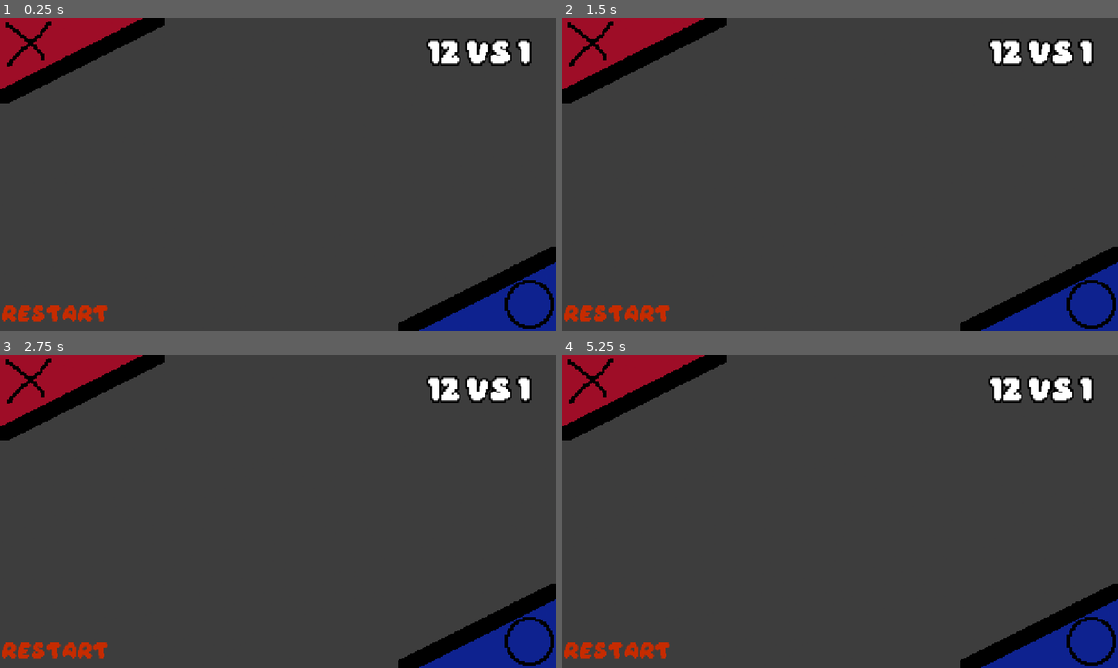
Above: before the commit, frames 1-4 (two rows, left to right).
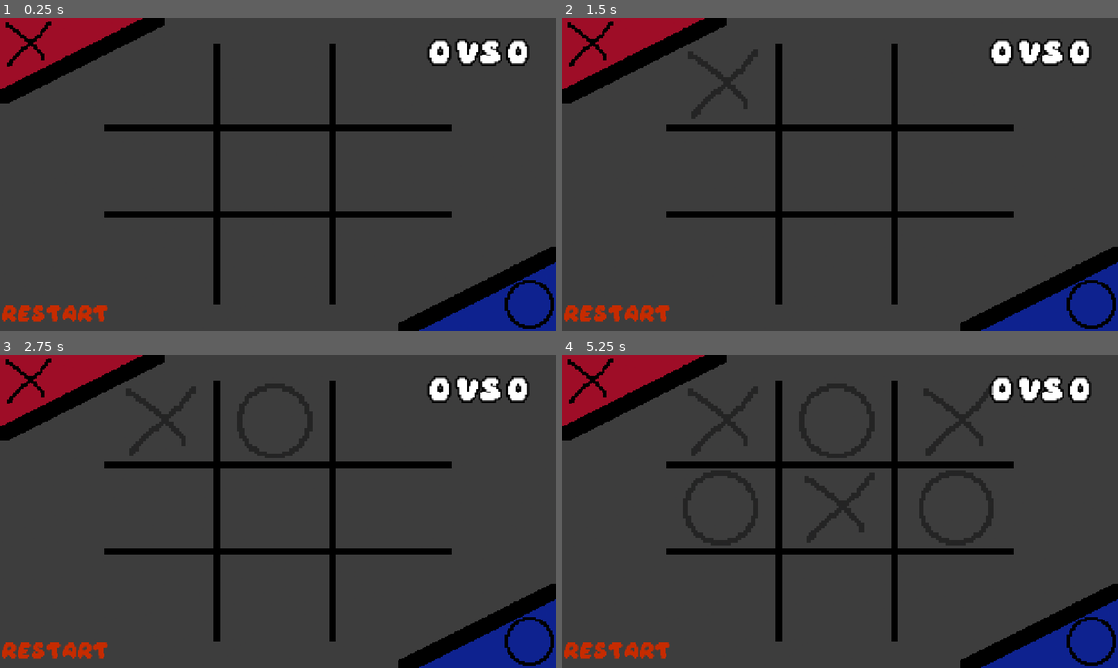
Above: after the commit, the same moments.

Repository: vii-abdullatif/Co-op
Game: Godot game, scene res://scenes/tictactoe/normal.tscn
Same seed, same stepped clock (60 frames per second), same inputs: the game is played once before the commit and once after it. This scene is started directly instead of the project's main scene.
Inputs (mouse positions are in pixels of both pictures, inside the frame that each line leads up to):
- Up to frame 1 (0.25 s): no input
- Up to frame 2 (1.5 s): click "RESTART" at 0.5 s; click (723, 86) at 1.27 s
- Up to frame 3 (2.75 s): click (278, 423) at 2.02 s
- Up to frame 4 (5.25 s): click (956, 423) at 2.77 s; click (723, 511) at 3.52 s; click (840, 511) at 4.27 s; click (956, 511) at 5.02 s

The runs differ from the first frame. In frame 1, 5.6% of the frame differs, in the area x 18-96%, y 6-92%; in frame 2, 6.2%; in frame 3, 6.8%; in frame 4, 9.3%.

Commit message:
Refactor normal tictactoe to use the new system

Diff:
--- a/scenes/tictactoe/base.gd
+++ b/scenes/tictactoe/base.gd
@@ -3,8 +3,6 @@
 signal finished(result:String)
 
 @export var turn = "x"
-var x_score := 0
-var o_score := 0
 var textures = {
 	"x":preload("res://assets/x-tic.png"),
 	"o":preload("res://assets/o.png")
@@ -38,10 +36,6 @@
 	buttons[index].disabled = true
 	var result = tictactoeLogic.check_result(board)
 	if result != "":
-		if result == "x":
-			x_score += 1
-		elif result == "o":
-			o_score += 1
 		finished.emit(result)
 		await get_tree().create_timer(1).timeout
 		restart()
--- /dev/null
+++ b/scenes/tictactoe/normal.gd
@@ -0,0 +1,29 @@
+extends Control
+
+@onready var x = $canvas/X
+@onready var o = $canvas/O
+@onready var base = $Base
+@onready var restart_btn = $restart
+@onready var score = $score
+
+var x_score := 0
+var o_score := 0
+
+func _ready():
+	restart_btn.pressed.connect(_on_restart_pressed)
+	base.finished.connect(_on_base_finished)
+
+func process():
+	x.visible = base.turn=="x"
+	o.visible = base.turn == "o"
+
+func _on_restart_pressed():
+	base.restart()
+
+func _on_base_finished(result:String):
+	if result == "x":
+		x_score += 1
+	elif result == "o":
+		o_score += 1
+	score.text = str(x_score) + " VS " + str(o_score)
+	base.restart()
--- a/scenes/tictactoe/normal.tscn
+++ b/scenes/tictactoe/normal.tscn
@@ -1,9 +1,11 @@
 [gd_scene format=3 uid="uid://bbnh2mjs62eis"]
 
+[ext_resource type="Script" uid="uid://ihq5gvn2ptlk" path="res://scenes/tictactoe/normal.gd" id="1_7e3lt"]
 [ext_resource type="Texture2D" uid="uid://bcxau51qre2d8" path="res://assets/bg_expanded.png" id="1_bd064"]
 [ext_resource type="Texture2D" uid="uid://c8yde1xlmaid0" path="res://assets/x-tic.png" id="2_7e3lt"]
 [ext_resource type="Texture2D" uid="uid://2mckrg0vctfs" path="res://assets/o.png" id="3_q0egu"]
 [ext_resource type="FontFile" uid="uid://b2nuykbdi5yru" path="res://assets/fonts/Daydream DEMO.otf" id="5_q0egu"]
+[ext_resource type="PackedScene" uid="uid://ba81dhf3gyhdp" path="res://scenes/tictactoe/base.tscn" id="6_fl31c"]
 
 [sub_resource type="LabelSettings" id="LabelSettings_fl31c"]
 font = ExtResource("5_q0egu")
@@ -24,6 +26,7 @@
 [node name="Normal" type="Control" unique_id=1482953940]
 layout_mode = 3
 anchors_preset = 0
+script = ExtResource("1_7e3lt")
 
 [node name="canvas" type="CanvasLayer" parent="." unique_id=1656469774]
 layer = -1
@@ -55,7 +58,7 @@
 offset_right = 1224.0
 offset_bottom = 118.0
 size_flags_horizontal = 4
-text = "12 VS 1"
+text = "0 VS 0"
 label_settings = SubResource("LabelSettings_fl31c")
 horizontal_alignment = 1
 
@@ -82,3 +85,6 @@
 theme_override_styles/disabled = SubResource("StyleBoxEmpty_d5wug")
 theme_override_styles/focus = SubResource("StyleBoxEmpty_jg2sw")
 text = "RESTART"
+
+[node name="Base" parent="." unique_id=1726152457 instance=ExtResource("6_fl31c")]
+layout_mode = 1
Not shown, added: scenes/tictactoe/normal.gd.uid
